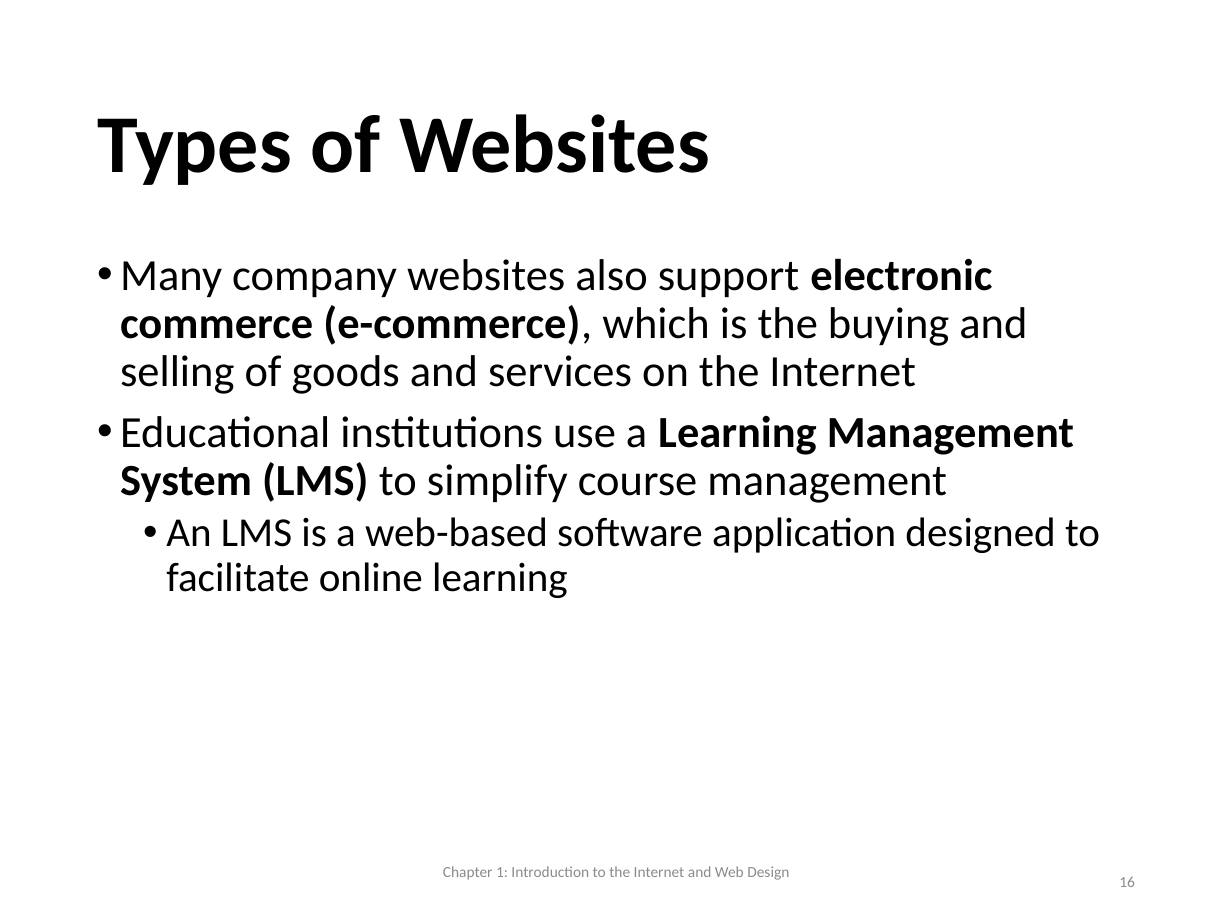
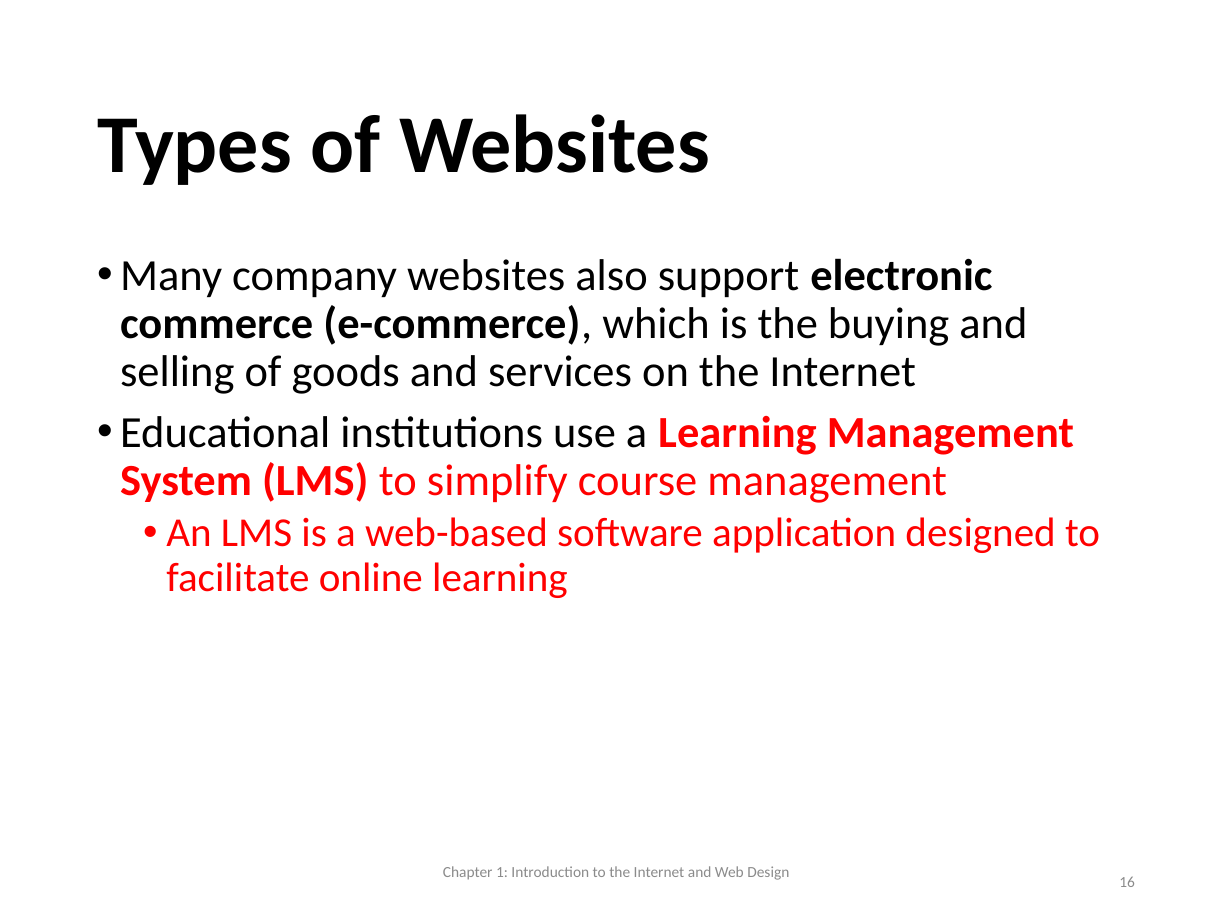
Before and after one commit to shyed2001/Utsho, a slide deck: slide 16 of WPDD202/Chapter 01.pptx. Drawn at 1232x924 pixels with LibreOffice and Linux fonts; fonts in the diff are those of the drawing; background and template pictures are left out. Boxes give left, top, right and bottom in pixels: in the first picture for what was removed or moved away, otherwise in the second. Text is boxed around its words. In the diff, an @@ line names an element or a change of style, - is before the commit and + after.

```diff
--- a/WPDD202/Chapter 01.pptx
+++ b/WPDD202/Chapter 01.pptx
@@ text at [120, 415, 1100, 598]: text colour #000000 to #FF0000 in "Learning Management System (LMS) to simplify course ...", "An LMS is a web-based software application ..." @@
```
Also in this commit, not shown: 13 other slides changed.
